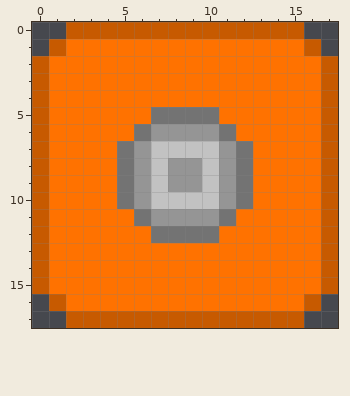
Pixel-art sprite, stored at Project/CSCI342-GroupProject/app/src/main/res/drawable/powerup_bullet.png. The picture above is the old version.
The file is 72x72 pixels, drawn in blocks of 4x4; one block is one cell here.
Once edited:
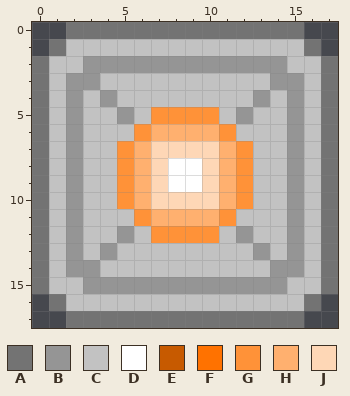
Palette (. is transparent): A #737373  B #959595  C #c2c2c2  D #ffffff  E #c75a00  F #ff7200  G #ff9238  H #ffb06f  J #fed7b6
Changes in this commit:
Changed rows in their new state; - is an unchanged pixel.
first column x 0:
 0 --AAAAAAAAAAAAAA--
 1 -ACCCCCCCCCCCCCCA-
 2 ACCBBBBBBBBBBBBCCA
 3 ACBBCCCCCCCCCCBBCA
 4 ACBCBCCCCCCCCBCBCA
 5 ACBCCBCGGGGCBCCBCA
 6 ACBCCCGHHHHGCCCBCA
 7 ACBCCGHJJJJHGCCBCA
 8 ACBCCGHJDDJHGCCBCA
 9 ACBCCGHJDDJHGCCBCA
10 ACBCCGHJJJJHGCCBCA
11 ACBCCCGHHHHGCCCBCA
12 ACBCCBCGGGGCBCCBCA
13 ACBCBCCCCCCCCBCBCA
14 ACBBCCCCCCCCCCBBCA
15 ACCBBBBBBBBBBBBCCA
16 -ACCCCCCCCCCCCCCA-
17 --AAAAAAAAAAAAAA--
Pixel boxes of the changes (left, top, right, bottom) in both pictures:
changed: (32, 22, 338, 328)
